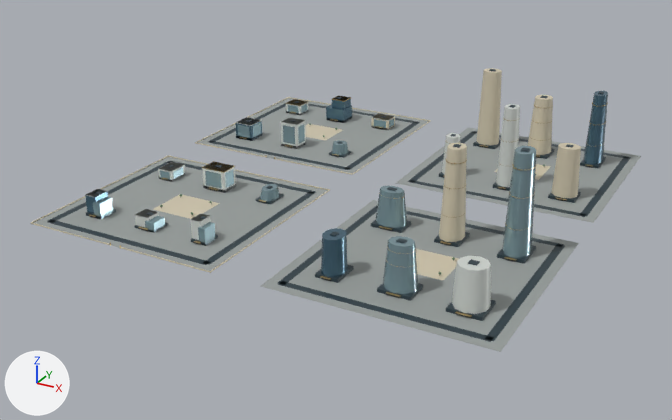
Before and after pictures for a commit that changed the glTF model web/public/assets/3d/ampliworld/GC-CITY-2030/GC-TILE-08-09.glb.
Rendered twice from a camera (50 mm lens) standing at (-1337.0, 4702.0, 596.0) and looking at (-2018.0, 5939.0, -23.0). The lights are fixed; the arrows at lower left show +X, +Y and +Z. The picture after the commit comes second. Where no turn or scale is listed for an object, it has been applied to the vertices. Vertices at exactly the same position are counted once.

The first picture shows 'GC-TILE-08-09-blue', 'GC-TILE-08-09-dark', 'GC-TILE-08-09-glass', 'GC-TILE-08-09-gold', 'GC-TILE-08-09-ivory', 'GC-TILE-08-09-paving', 'GC-TILE-08-09-white' and 1 more.
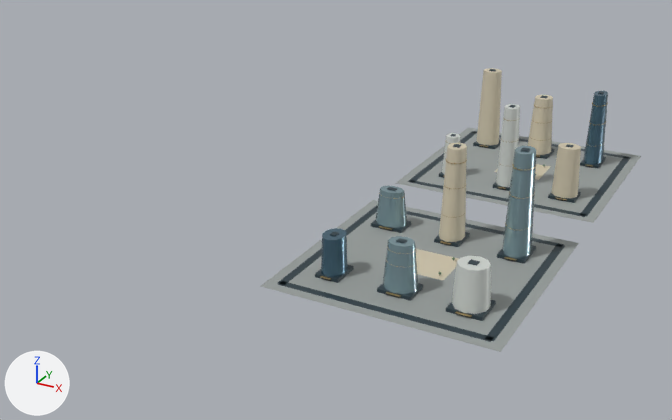
Changed parts and their boxes [x1, y1, x2, y2] in the pictures (672 x 420 px):
'GC-TILE-08-09-paving', reshaped (37% narrower, 12% shorter)
    before: [33, 98, 641, 352]
    after: [261, 128, 641, 352]
'GC-TILE-08-09-ivory', reshaped
    before: [31, 68, 581, 280]
    after: [416, 68, 581, 280]
'GC-TILE-08-09-dark', reshaped (39% narrower)
    before: [47, 69, 631, 342]
    after: [278, 69, 631, 342]
'GC-TILE-08-09-glass', reshaped (64% narrower, 22% shorter)
    before: [93, 104, 536, 294]
    after: [375, 146, 536, 294]
'GC-TILE-08-09-white', reshaped (82% narrower)
    before: [85, 99, 520, 314]
    after: [442, 104, 520, 314]
'GC-TILE-08-09-blue', reshaped (45% narrower)
    before: [85, 91, 608, 277]
    after: [321, 91, 608, 277]
'GC-TILE-08-09-gold', reshaped (45% narrower)
    before: [89, 95, 608, 317]
    after: [321, 102, 608, 317]
part 1 of me_mesh_0, deleted
    before: [197, 98, 429, 174]
part 2 of me_mesh_0, deleted
    before: [33, 157, 328, 271]
part 3 of me_mesh_1, deleted
    before: [47, 97, 420, 265]
part 4 of me_mesh_2, deleted
    before: [31, 97, 431, 273]
part 5 of me_mesh_5, deleted
    before: [89, 95, 383, 248]
part 6 of me_mesh_8, deleted
    before: [326, 104, 352, 123]
part 7 of me_mesh_8, deleted
    before: [332, 96, 351, 109]
part 8 of me_mesh_8, deleted
    before: [236, 118, 262, 141]
part 9 of me_mesh_8, deleted
    before: [85, 189, 108, 213]
part 10 of me_mesh_6, deleted
    before: [85, 99, 394, 240]
part 11 of me_mesh_7, deleted
    before: [93, 104, 394, 245]

Patch to the scene script:
```diff
--- a/web/public/assets/3d/ampliworld/GC-CITY-2030/GC-TILE-08-09.glb.py
+++ b/web/public/assets/3d/ampliworld/GC-CITY-2030/GC-TILE-08-09.glb.py
@@ me_mesh_0 @@
-me_mesh_0.from_pydata(...)  # 32 vertices, 48 faces; spans x -2379.0..-1621.0, y 5621.0..6379.0, z 0.0
+me_mesh_0.from_pydata(...)  # 16 vertices, 24 faces; spans x -1959.0..-1621.0, y 5621.0..6379.0, z 0.0
+# me_mesh_0 part 1: the loose piece of 8 vertices spanning x -2379.0..-2041.0, y 6041.0..6379.0, z 0.0 is deleted
+# me_mesh_0 part 2: the loose piece of 8 vertices spanning x -2379.0..-2041.0, y 5621.0..5959.0, z 0.0 is deleted
 me_mesh_0.materials.append(mat_paving)
@@ me_mesh_1 @@
-me_mesh_1.from_pydata(...)  # 512 vertices, 768 faces; spans x -2364.0..-1636.0, y 5636.0..6364.0, z 0.0..159.0
+me_mesh_1.from_pydata(...)  # 256 vertices, 384 faces; spans x -1944.0..-1636.0, y 5636.0..6364.0, z 0.0..159.0
+# me_mesh_1 part 3: 32 loose pieces with 256 vertices, spanning x -2364.0..-2056.0, y 5636.0..6364.0, z 0.0..49.0, are deleted
 me_mesh_1.materials.append(mat_dark)
@@ me_mesh_2 @@
-me_mesh_2.from_pydata(...)  # 208 vertices, 340 faces; spans x -2380.0..-1670.0, y 5620.0..6380.0, z 0.0..146.0
+me_mesh_2.from_pydata(...)  # 104 vertices, 184 faces; spans x -1910.0..-1670.0, y 5754.0..6325.0, z 0.0..146.0
+# me_mesh_2 part 4: 13 loose pieces with 104 vertices, spanning x -2380.0..-2040.0, y 5620.0..6380.0, z 0.0..20.0, are deleted
 me_mesh_2.materials.append(mat_ivory)
@@ me_mesh_5 @@
-me_mesh_5.from_pydata(...)  # 1172 vertices, 2052 faces; spans x -2328.0..-1668.0, y 5620.0..6326.0, z 0.0..136.0
+me_mesh_5.from_pydata(...)  # 888 vertices, 1584 faces; spans x -1913.0..-1668.0, y 5674.0..6326.0, z 4.0..136.0
+# me_mesh_5 part 5: 25 loose pieces with 284 vertices, spanning x -2328.0..-2096.0, y 5620.0..6319.0, z 0.0..44.0, are deleted
 me_mesh_5.materials.append(mat_gold)
@@ me_mesh_6 @@
-me_mesh_6.from_pydata(...)  # 170 vertices, 276 faces; spans x -2329.0..-1666.0, y 5678.0..6318.0, z 0.0..139.0
+me_mesh_6.from_pydata(...)  # 66 vertices, 120 faces; spans x -1905.0..-1666.0, y 5678.0..6142.0, z 5.0..139.0
+# me_mesh_6 part 10: 13 loose pieces with 104 vertices, spanning x -2329.0..-2091.0, y 5688.0..6318.0, z 0.0..48.0, are deleted
 me_mesh_6.materials.append(mat_white)
@@ me_mesh_7 @@
-me_mesh_7.from_pydata(...)  # 326 vertices, 524 faces; spans x -2328.0..-1671.0, y 5682.0..6318.0, z 0.0..158.0
+me_mesh_7.from_pydata(...)  # 66 vertices, 120 faces; spans x -1914.0..-1671.0, y 5682.0..5908.0, z 5.0..158.0
+# me_mesh_7 part 11: 29 loose pieces with 260 vertices, spanning x -2328.0..-2091.0, y 5685.0..6318.0, z 0.0..42.0, are deleted
 me_mesh_7.materials.append(mat_glass)
@@ me_mesh_8 @@
-me_mesh_8.from_pydata(...)  # 76 vertices, 128 faces; spans x -2328.0..-1674.0, y 5679.0..6328.0, z 0.0..129.0
+me_mesh_8.from_pydata(...)  # 44 vertices, 80 faces; spans x -1907.0..-1674.0, y 5679.0..6328.0, z 5.0..129.0
+# me_mesh_8 part 6: the loose piece of 8 vertices spanning x -2230.0..-2190.0, y 6283.0..6321.0, z 0.0..28.0 is deleted
+# me_mesh_8 part 7: the loose piece of 8 vertices spanning x -2221.0..-2192.0, y 6290.0..6318.0, z 28.0..44.0 is deleted
+# me_mesh_8 part 8: the loose piece of 8 vertices spanning x -2328.0..-2292.0, y 6104.0..6140.0, z 0.0..32.0 is deleted
+# me_mesh_8 part 9: the loose piece of 8 vertices spanning x -2325.0..-2305.0, y 5688.0..5716.0, z 0.0..35.0 is deleted
 me_mesh_8.materials.append(mat_blue)
```
